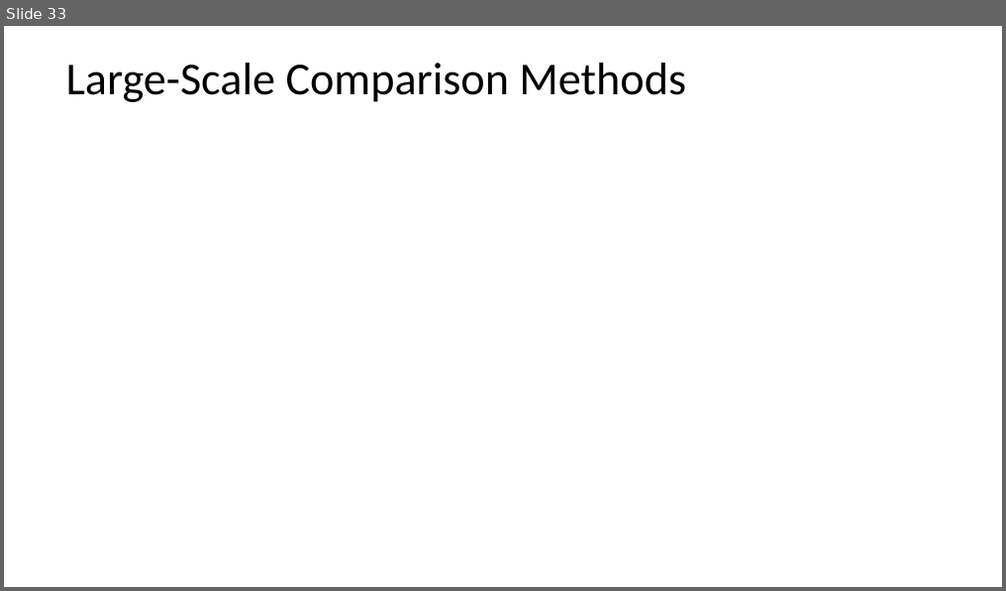
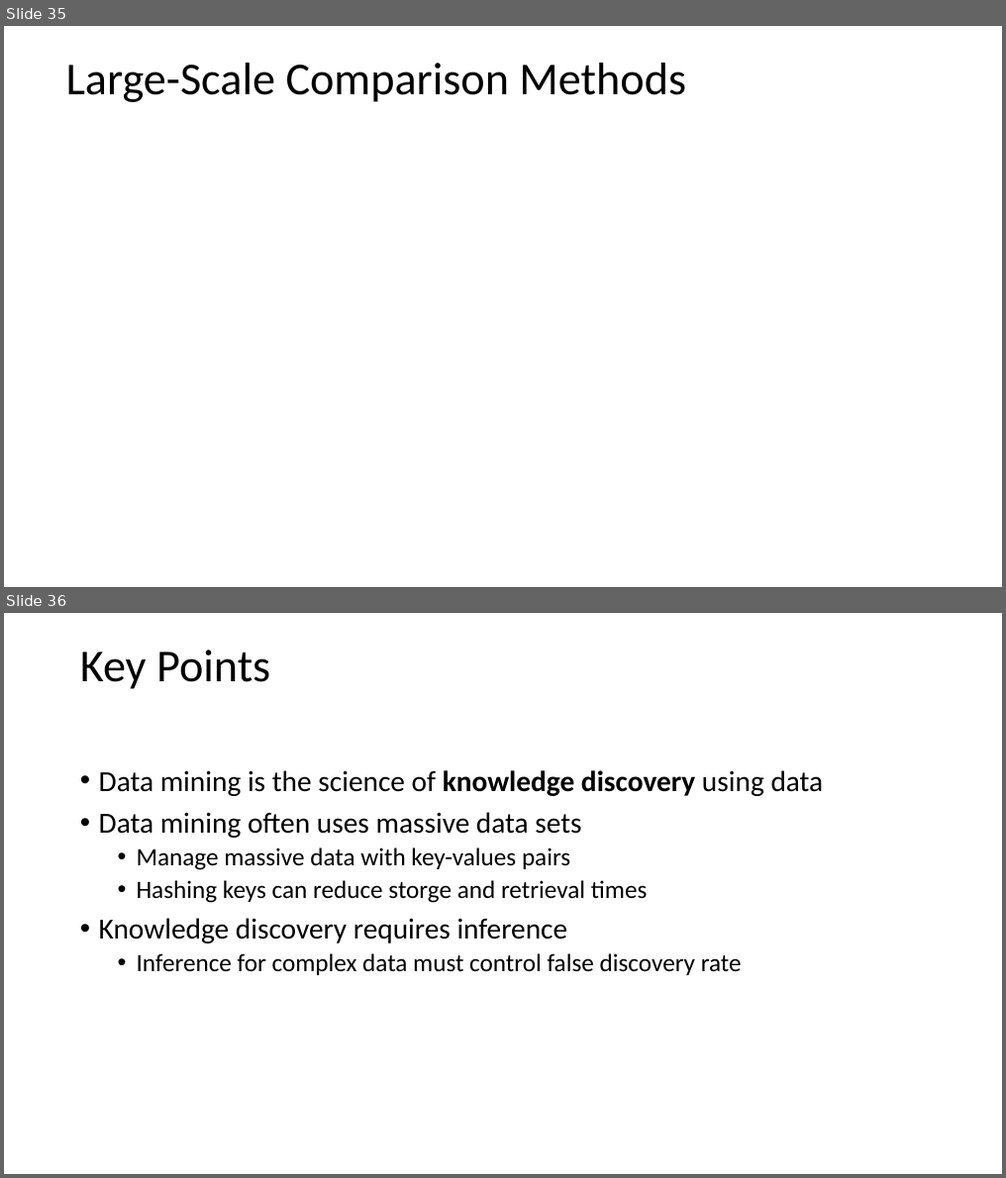
Before and after one commit to StephenElston/CSCI-E-108, a slide deck: slides/1_Introduction.pptx. Shown one above the other, each under a label of ours: slide 33 before the commit, slides 35 and 36 after it. The pictures are 1006x591 and 1006x1178 pixels, drawn with LibreOffice and Linux fonts; fonts in the diff are those of the drawing; grey boxes stand for pictures. Boxes give left, top, right and bottom in pixels: in the first picture for what was removed or moved away, otherwise in the second. Text is boxed around its words. In the diff, an @@ line names an element or a change of style, - is before the commit and + after.

```diff
--- a/slides/1_Introduction.pptx
+++ b/slides/1_Introduction.pptx
@@ slide 36 added at box(4, 613, 1002, 1174), background #FFFFFF @@
@@ text added at box(80, 650, 270, 689), 44 pt, text #000000 @@
+Key Points
@@ text added at box(99, 770, 824, 975), 24 pt, text #000000 @@
+• Data mining is the science of knowledge discovery using data
+• Data mining often uses massive data sets
+  • Manage massive data with key-values pairs
+  • Hashing keys can reduce storge and retrieval times
+• Knowledge discovery requires inference
+  • Inference for complex data must control false discovery rate
@@ what was slide 33 is now slide 35 @@
```
Also in this commit, not shown: 3 slides changed, 2 other slides added.
